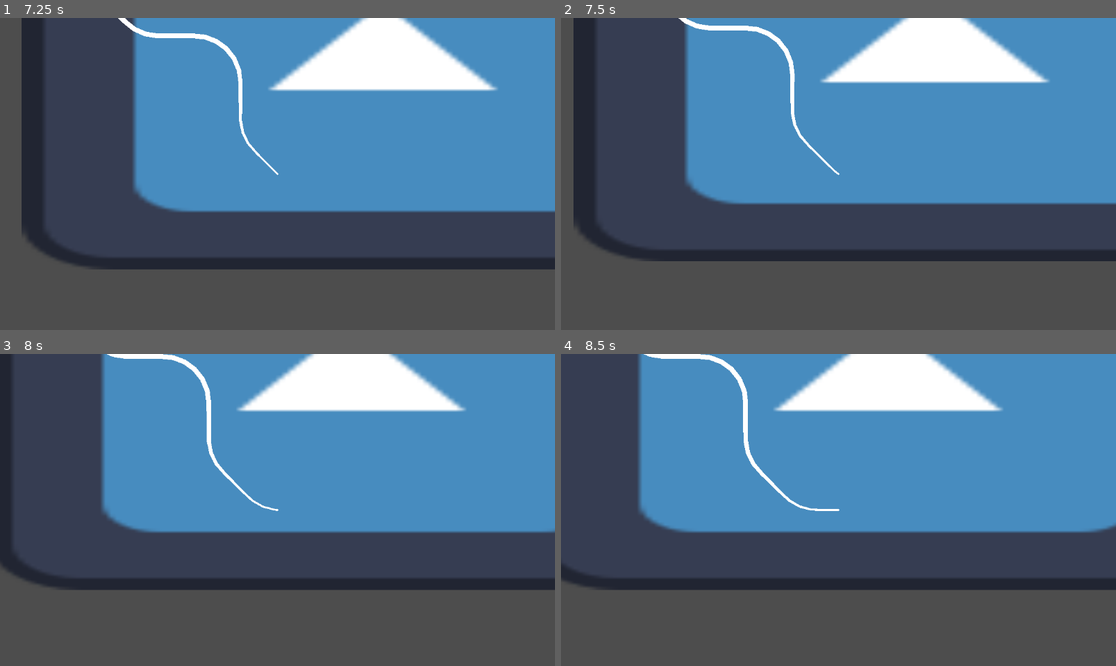
Above: before the commit, frames 1-4 (two rows, left to right).
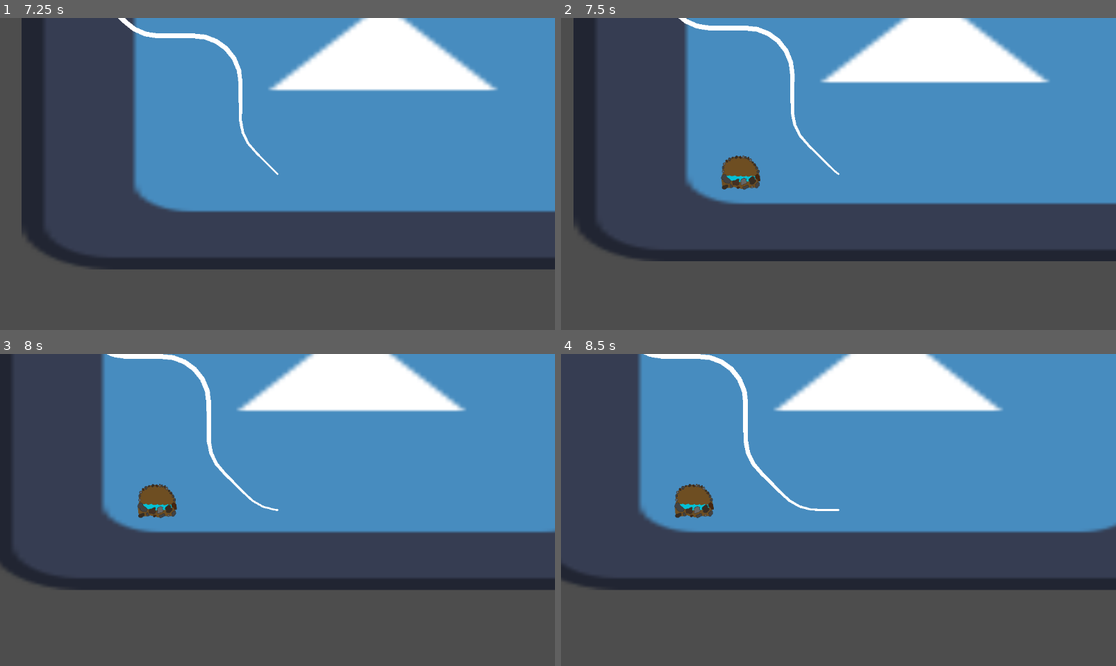
Above: after the commit, the same moments.

Repository: theghastlytuna/Broot_Force
Game: Godot game, scene res://Scenes/World.tscn
The game is run twice, just before and just after one commit, with the same random seed, the same clock (stepped at 60 frames per second) and the same inputs. The engine's default icon, where the game draws it, is replaced by a stand-in: a white triangle on a blue panel in a dark square.
Inputs:
- Up to frame 1 (7.25 s): hold Right (ui_right) 0.53-1.28 s; hold Down (ui_down) 1.28-2.03 s; hold Right (ui_right) 2.03-2.78 s; hold Up (ui_up) 2.78-3.53 s; hold Left (ui_left) 3.53-5.03 s; hold Down (ui_down) 5.03-5.78 s; hold Right (ui_right) 5.78-6.53 s; hold Up (ui_up) from 6.53 s (still down)
- Up to frame 2 (7.5 s): release Up (ui_up) at 7.28 s; hold Right (ui_right) from 7.28 s (still down)
- Up to frame 3 (8 s): keep holding Right (ui_right)
- Up to frame 4 (8.5 s): release Right (ui_right) at 8.03 s; hold Down (ui_down) from 8.03 s (still down)

Frame 1 is identical in both runs. In frame 2, 0.6% of the frame differs, in the area x 28-36%, y 43-56%; in frame 3, 0.6%; in frame 4, 0.6%.

Commit message:
spawning is acceptable

Diff:
--- a/Scenes/Line2D.gd
+++ b/Scenes/Line2D.gd
@@ -7,8 +7,9 @@
 var tipPoints : int = 13
 @export var lineRenderer : Line2D
 @export var tip : Line2D
-
-
+@export var spawner : Node2D
+var lastSpawnedDepth : float = 0
+@export var spawnDepthMod : float #every spawnDepthMod units downward, we spawn a new object
 
 # Called when the node enters the scene tree for the first time.
 func _ready() -> void:
@@ -18,6 +19,12 @@
 
 # Called every frame. 'delta' is the elapsed time since the previous frame.
 func _process(delta: float) -> void:
+
+	if global_position.y > lastSpawnedDepth + spawnDepthMod:
+		lastSpawnedDepth = snappedi(global_position.y ,spawnDepthMod)
+		print(lastSpawnedDepth)
+		spawner.spawnObject(lastSpawnedDepth)
+		#print(str(global_position.y) + " " + str(lastSpawnedDepth+ spawnDepthMod) + " " + str(snappedi(global_position.y ,spawnDepthMod)))
 	position += transform.y * speed * delta
 	distanceFromLastPoint += position.distance_to(lastPosition)
 	lastPosition = position
@@ -35,4 +42,5 @@
 			var removingPoint : Vector2 = tip.points[0]
 			lineRenderer.add_point(removingPoint)
 
+
 		distanceFromLastPoint = 0
--- a/Scenes/World.tscn
+++ b/Scenes/World.tscn
@@ -1,8 +1,9 @@
-[gd_scene load_steps=5 format=3 uid="uid://brh7kxvkvq02q"]
+[gd_scene load_steps=6 format=3 uid="uid://brh7kxvkvq02q"]
 
 [ext_resource type="Script" path="res://Scenes/Line2D.gd" id="1_5iy41"]
 [ext_resource type="Texture2D" uid="uid://6mm3q3gblhrr" path="res://icon.svg" id="2_ja3un"]
 [ext_resource type="Script" path="res://Scripts/Spawner.gd" id="3_bsb8w"]
+[ext_resource type="PackedScene" uid="uid://o4ow5qdj2dwa" path="res://Scenes/water.tscn" id="4_pwnqw"]
 
 [sub_resource type="Curve" id="Curve_ebely"]
 _data = [Vector2(0, 1), 0.0, 0.0, 0, 0, Vector2(1, 0.373626), 0.0, 0.0, 0, 0]
@@ -27,10 +28,12 @@
 begin_cap_mode = 2
 end_cap_mode = 2
 
-[node name="Tip" type="Sprite2D" parent="Root" node_paths=PackedStringArray("lineRenderer", "tip") groups=["Tip"]]
+[node name="Tip" type="Sprite2D" parent="Root" node_paths=PackedStringArray("lineRenderer", "tip", "spawner") groups=["Tip"]]
 script = ExtResource("1_5iy41")
 lineRenderer = NodePath("../RootLine")
 tip = NodePath("../TipLine")
+spawner = NodePath("../../Spawner")
+spawnDepthMod = 100.0
 
 [node name="RemoteTransform2D" type="RemoteTransform2D" parent="Root/Tip"]
 remote_path = NodePath("../../../Camera2D")
@@ -41,6 +44,12 @@
 position_smoothing_speed = 11.125
 rotation_smoothing_speed = 5.845
 
-[node name="Spawner" type="Node2D" parent="."]
+[node name="Spawner" type="Node2D" parent="." node_paths=PackedStringArray("addingParent")]
 script = ExtResource("3_bsb8w")
-YSpread = 100.0
+resourceDictionary = {
+Vector2(0, 5): ExtResource("4_pwnqw")
+}
+XSpread = 1000.0
+addingParent = NodePath("../Obsticles")
+
+[node name="Obsticles" type="Node2D" parent="."]
--- /dev/null
+++ b/Scenes/water.tscn
@@ -0,0 +1,9 @@
+[gd_scene load_steps=2 format=3 uid="uid://o4ow5qdj2dwa"]
+
+[ext_resource type="Texture2D" uid="uid://b3rmq871487g8" path="res://Sprites/Collectables/Water.png" id="1_462i3"]
+
+[node name="Node2D" type="Node2D"]
+
+[node name="Water" type="Sprite2D" parent="."]
+scale = Vector2(0.333, 0.333)
+texture = ExtResource("1_462i3")
--- a/Scripts/Spawner.gd
+++ b/Scripts/Spawner.gd
@@ -3,7 +3,8 @@
 var noiseX : FastNoiseLite
 var noiseY : FastNoiseLite
 @export var resourceDictionary : Dictionary#Vector2(min,max),Resource
-@export var YSpread : float
+@export var XSpread : float
+@export var addingParent : Node2D
 #the vector2 will describe the range from which a resource can be spawned in from.
 #for example, Vector2(0 (inclusive),5(inclusive) will spawn the object if the random % is between 0-5
 
@@ -11,12 +12,11 @@
 	noiseX = FastNoiseLite.new()
 	noiseX.seed = 0
 	noiseX.noise_type = FastNoiseLite.TYPE_VALUE
+	noiseX.fractal_octaves = 4
 
 	noiseY = FastNoiseLite.new()
 	noiseY.noise_type = FastNoiseLite.TYPE_VALUE
 
-	for i in range(1000):
-		spawnObject(i)
 	pass
 
 func spawnObject(depth : float):
@@ -24,14 +24,19 @@
 	#one is sampled with the current depth, check if that value is the same as a resource
 	#if it is, use the current depth as the seed for another 1D noise that will determine where on the Y axis the object will be spawned (a multiplier from 0-1 that will be multiplied by some distance value)
 	var noiseValue : float = noiseX.get_noise_1d(depth)
-	var percentNoiseValue : int = abs(floori(noiseValue*100))
+
+	var percentNoiseValue : int = fposmod(noiseValue+1,1)*100
 	#print(percentNoiseValue)
 	for vec in resourceDictionary.keys():
+
 		if percentNoiseValue >= vec.x and percentNoiseValue <= vec.y:
 			noiseY.seed = depth
 			var noiseYValue : float = noiseY.get_noise_1d(depth)
-			var yPosition : float = noiseYValue * YSpread
-			print(Vector2(depth,yPosition))
-			pass
+			var xPosition : float = noiseYValue * XSpread
+			#print(Vector2(depth,xPosition))
+			var newResource : Node2D = resourceDictionary[vec].instantiate()
+			newResource.global_position = Vector2(xPosition,depth)
+			addingParent.add_child(newResource)
+			continue
 			#make new noise and spawn at Y
 		pass
Binary file added: Sprites/Collectables/Water.png
Not shown, added: Sprites/Collectables/Water.png.import
